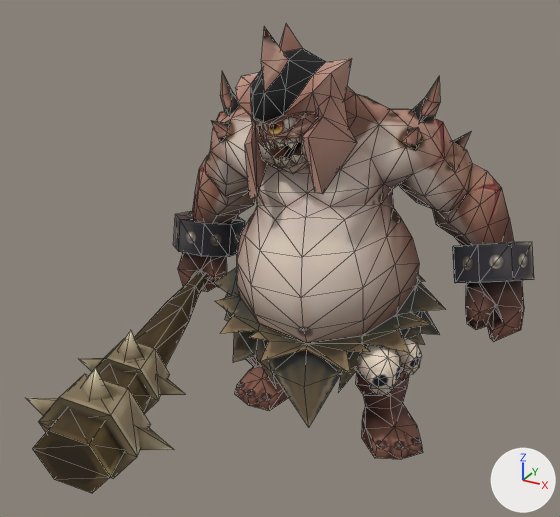
An edit to the OBJ model Resource/Boss02/Animation/Idle/Idle (18).obj, drawn before and after from the same camera.
Both versions are drawn from a camera (50 mm lens) standing at (191.0, -416.0, 319.0) and looking at (-14.0, -43.0, 132.0). The lights are fixed; the arrows at lower right show +X, +Y and +Z. Mesh edges are drawn as thin lines. Where no turn or scale is listed for an object, it has been applied to the vertices. Vertices at the same position are counted once.

In view in the first picture: 'Cyclops01_W', 'Cyclops03'.
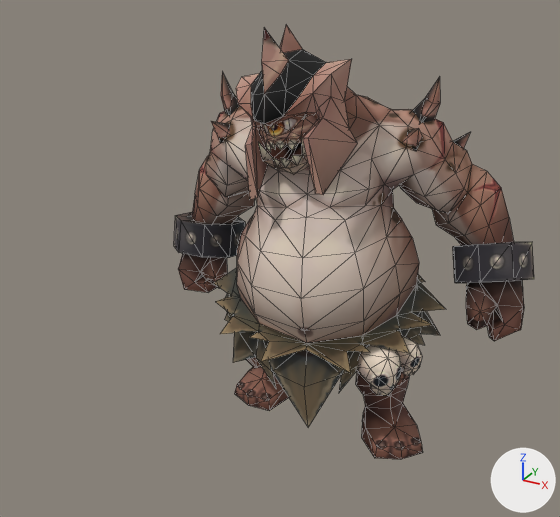
The edits, one by one:
me_cyclops03 is used by ob_cyclops03; location (0.0, 0.0, 0.0).
Verts and faces of me_cyclops03; kept vertices keep their numbers, new ones are numbered from 738.
Before the commit, vertices of me_cyclops03: 639 (50.0, 4.0, 209.0) at pixel (418, 127), 640 (36.0, 11.0, 196.0), 641 (37.0, 18.0, 203.0), 642 (48.0, 19.0, 199.0), 643 (47.0, 12.0, 193.0) at pixel (415, 150).
me_cyclops03 had 738 vertices, 1324 faces and spanned x -141.0..117.0, y -67.0..87.0, z -1.0..265.0.
me_cyclops03 now has 738 vertices, 1324 faces and spans x -140.0..117.0, y -67.0..88.0, z -1.0..265.0.
Part 1, on me_cyclops03:
2 vertices are removed from x 51.0..62.0, y 56.0..65.0, z 183.0..184.0.
4 faces are deleted.
29 vertices in x 18.0..117.0, y 22.0..85.0, z 73.0..160.0 move by (0.0, 1.0, 0.0).
10 vertices in x 4.0..112.0, y 26.0..69.0, z 66.0..171.0 move by (0.0, 1.0, -1.0).
4 vertices in x 87.0..109.0, y 56.0..77.0, z 88.0..115.0 move by (-1.0, 1.0, 0.0).
4 vertices in x 81.0..103.0, y 22.0..37.0, z 80.0..132.0 move by (1.0, 1.0, 0.0).
12 vertices move from x 33.0..112.0, y 30.0..84.0, z 71.0..156.0 to x 34.0..111.0, y 30.0..84.0, z 71.0..155.0.
2 vertices are added at (62.0, 56.0, 182.0), (51.0, 66.0, 184.0).
4 new faces join them.
Part 2, on me_cyclops03:
5 vertices are removed from x -82.0..-46.0, y -42.0..18.0, z 85.0..107.0.
24 faces are deleted.
3 vertices move from x -47.0..13.0, y -67.0..39.0, z 84.0..123.0 to x -47.0..13.0, y -67.0..38.0, z 84.0..122.0.
5 vertices are added at (-46.0, -41.0, 107.0), (-62.0, -4.0, 84.0), (-52.0, 18.0, 89.0), (-81.0, -16.0, 89.0), (-62.0, -14.0, 105.0).
24 new faces join them.
Part 3, on me_cyclops03:
Vertices deleted: 640, 642 (with the faces that use them).
New vertex 743 is at (36.0, 11.0, 195.0).
New vertex 744 is at (48.0, 20.0, 199.0).
New faces: (639, 743, 643), (639, 641, 743), (639, 643, 744), (639, 744, 641).
Object 'Cyclops01_W' (ob_cyclops01_w) is deleted.

Where the change shows, as pixel boxes (x1, y1, x2, y2) in the pictures (560 x 517 px; the box of a moved part takes in the faces that stretch with it):
'Cyclops03', reshaped
    before: (174, 24, 534, 459)
    after: (174, 25, 534, 459)
'Cyclops01_W', deleted (brown)
    before: (26, 270, 209, 493)
part 1 of me_cyclops03, moved or reshaped
    before: (437, 132, 534, 342)
    after: (437, 132, 534, 341)
part 2 of me_cyclops03, moved or reshaped
    before: (214, 251, 363, 330)
    after: (214, 252, 364, 331)
part 3 of me_cyclops03, moved or reshaped
    before: (403, 128, 422, 151)
    after: (403, 128, 423, 151)
